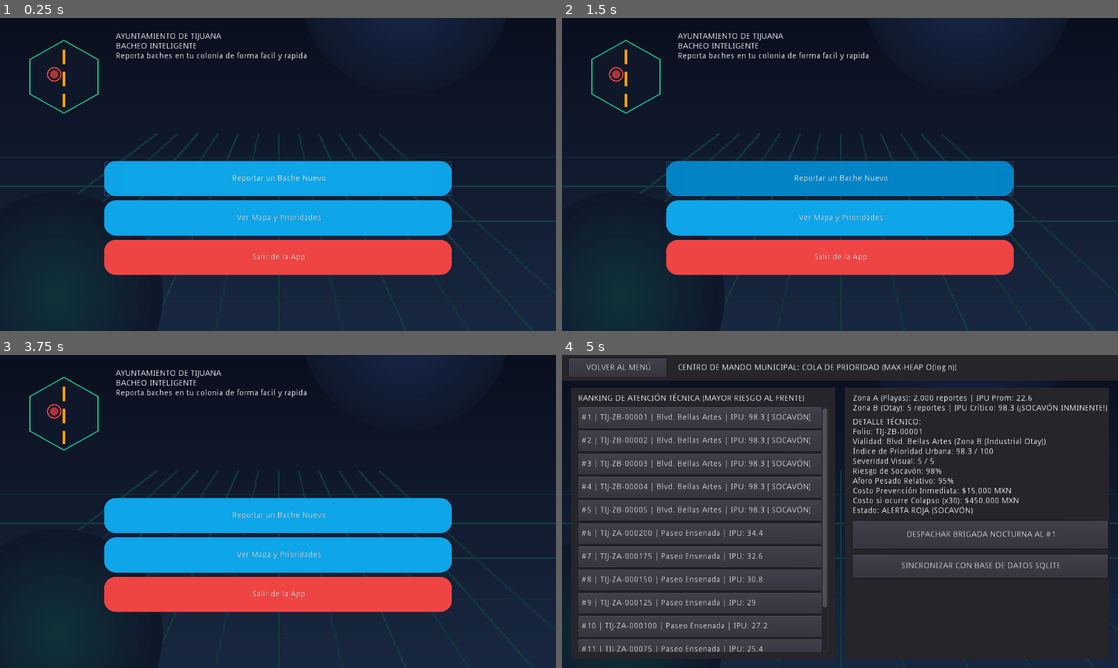
Above: before the commit, frames 1-4 (two rows, left to right).
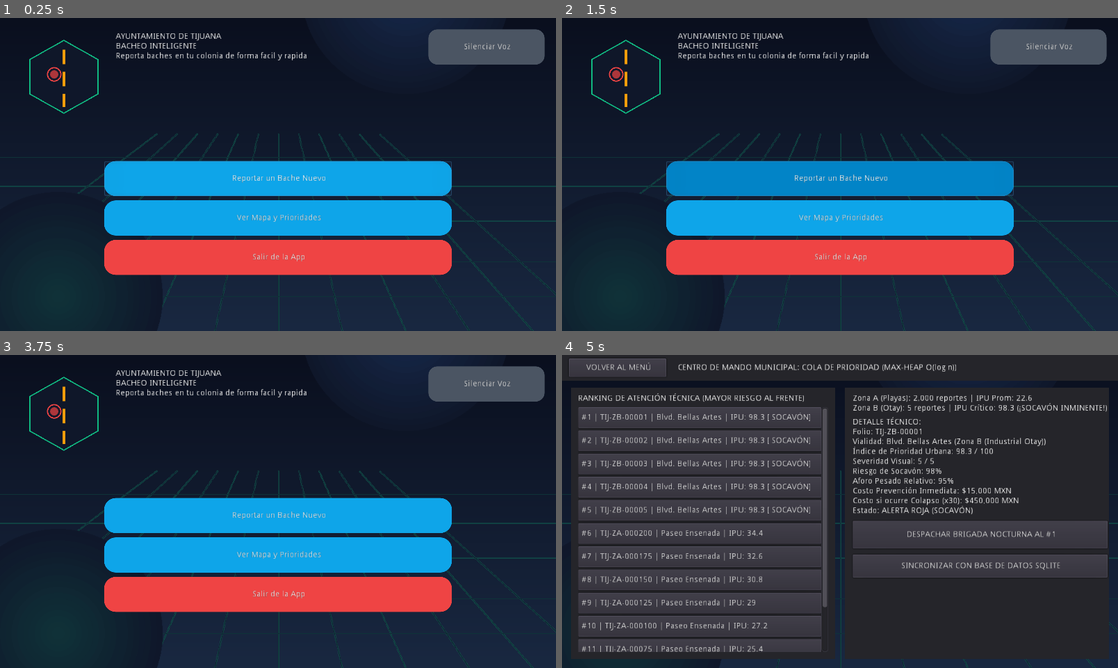
Above: after the commit, the same moments.

Repository: luistriche/Bacheo_Inteligente_Tijuana
Game: Godot game, scene res://scenes/MainApp.tscn
The game is run twice, just before and just after one commit, with the same random seed, the same clock (stepped at 60 frames per second) and the same inputs.
Inputs (mouse positions are in pixels of both pictures, inside the frame that each line leads up to):
- Up to frame 1 (0.25 s): no input
- Up to frame 2 (1.5 s): click (1051, 46) at 0.5 s, where only the run after the commit has a clickable "🔇 Silenciar Voz"; click "📷 Reportar un Bache Nuevo" at 1.25 s
- Up to frame 3 (3.75 s): click "📷 Reportar un Bache Nuevo" at 2 s; click "🗺️ Ver Mapa y Prioridades" at 2.75 s; click "← VOLVER AL MENÚ" at 3.5 s
- Up to frame 4 (5 s): click "🗺️ Ver Mapa y Prioridades" at 4.25 s

The runs differ from the first frame. In frame 1, 2.3% of the frame differs, in the area x 77-98%, y 3-15%; in frame 2, 2.3%; in frame 3, 2.3%; in frame 4, nothing differs.

Commit message:
Chore: Limpiar scripts de parcheo para no dejar basura en el repo

Diff:
--- a/app_godot_32bit/scripts/MainApp.gd
+++ b/app_godot_32bit/scripts/MainApp.gd
@@ -43,6 +43,31 @@
 var tts_player = AudioStreamPlayer.new()
 
 func _ready():
+
+	var btn_mute = Button.new()
+	btn_mute.text = "🔇 Silenciar Voz"
+	var style_mute = StyleBoxFlat.new()
+	style_mute.bg_color = Color("#4b5563")
+	style_mute.corner_radius_top_left = 15
+	style_mute.corner_radius_top_right = 15
+	style_mute.corner_radius_bottom_left = 15
+	style_mute.corner_radius_bottom_right = 15
+	btn_mute.add_stylebox_override("normal", style_mute)
+	btn_mute.rect_min_size = Vector2(200, 60)
+
+	btn_mute.set_anchor(MARGIN_RIGHT, 1.0)
+	btn_mute.set_anchor(MARGIN_LEFT, 1.0)
+	btn_mute.set_anchor(MARGIN_TOP, 0.0)
+	btn_mute.set_anchor(MARGIN_BOTTOM, 0.0)
+	btn_mute.set_margin(MARGIN_RIGHT, -20)
+	btn_mute.set_margin(MARGIN_LEFT, -220)
+	btn_mute.set_margin(MARGIN_TOP, 20)
+	btn_mute.set_margin(MARGIN_BOTTOM, 80)
+
+
+	btn_mute.connect("pressed", self, "_on_BtnMute_pressed")
+	$Views/ViewPortada.add_child(btn_mute)
+
 	_aplicar_psicologia_color()
 	if OS.get_name() == "Android":
 		OS.request_permissions()
@@ -56,17 +81,13 @@
 	$Views/ViewPortada/Center/MenuButtons/BtnNavCiudadano.grab_focus()
 
 func _play_tts(voice_name):
-	var f = File.new()
 	var path = "res://assets/audio/" + voice_name + ".ogg"
-	if f.open(path, File.READ) == OK:
-		var bytes = f.get_buffer(f.get_len())
-		f.close()
-		var stream = AudioStreamOGGVorbis.new()
-		stream.data = bytes
+	var stream = load(path)
+	if stream:
 		tts_player.stream = stream
 		tts_player.play()
 	else:
-		print("TTS not found: ", path)
+		print("TTS no cargado: ", path)
 
 func _play_click():
 	if sfx_click:
@@ -352,3 +373,8 @@
 				btn.text = "❌ Salir de la App"
 			else:
 				btn.visible = false
+
+
+func _on_BtnMute_pressed():
+	if tts_player.playing:
+		tts_player.stop()
Not shown, added: app_godot_32bit/assets/audio/alerta_socavon.ogg.import
Not shown, added: app_godot_32bit/assets/audio/bienvenida.ogg.import
Not shown, added: app_godot_32bit/assets/audio/cuadrilla_asignada.ogg.import
Not shown, added: app_godot_32bit/assets/audio/reporte_generado.ogg.import
Not shown, added: app_godot_32bit/assets/audio/sincronizacion.ogg.import
Not shown, changed: app_godot_32bit/assets/audio/bienvenida.ogg
